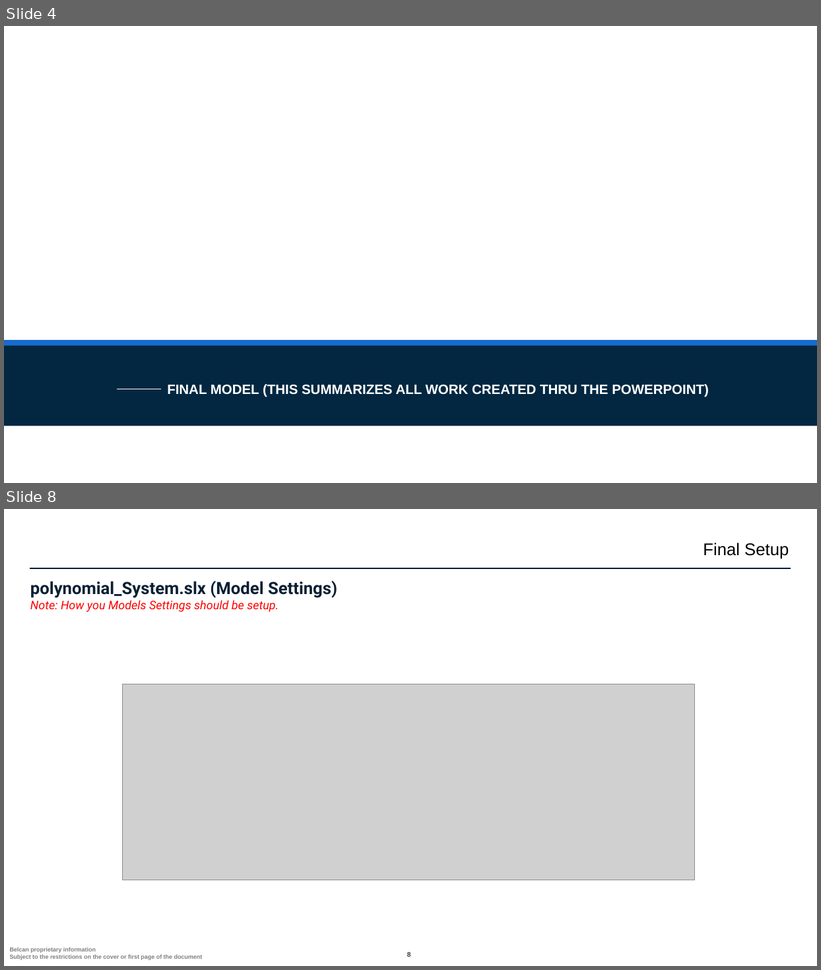
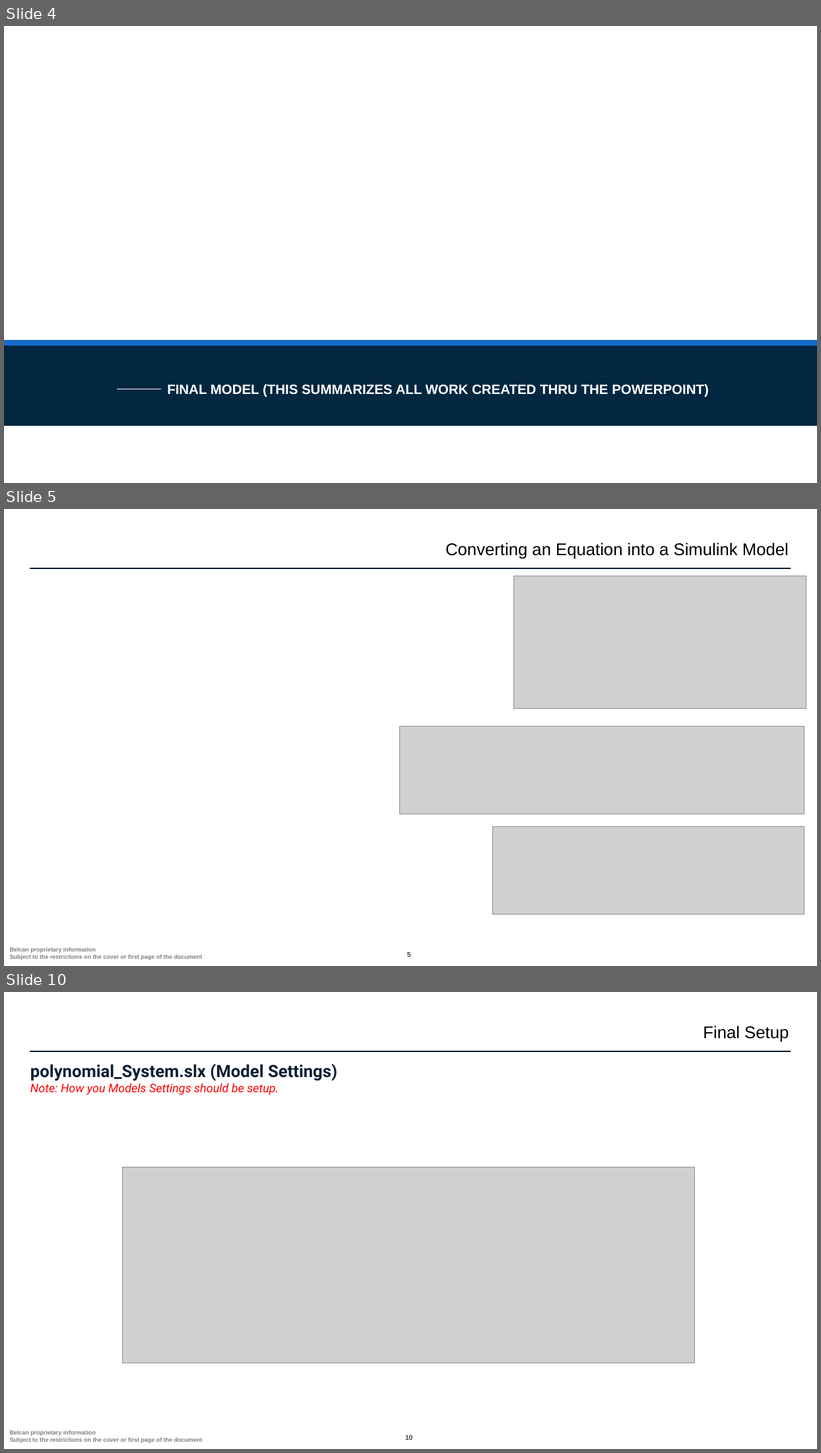
Before and after one commit to ntylerbelcan/aviation-controls-simulink-training-Belcan, a slide deck: ch02/Chapter 2 02_derivative_System.pptx. Shown one above the other, each under a label of ours: slides 4 and 8 before the commit, slides 4, 5 and 10 after it; the slides between them are not shown. The pictures are 821x970 and 821x1453 pixels, drawn with LibreOffice and Linux fonts; fonts in the diff are those of the drawing; grey boxes stand for pictures; background and template pictures are left out. Boxes give left, top, right and bottom in pixels: in the first picture for what was removed or moved away, otherwise in the second. Text is boxed around its words. In the diff, an @@ line names an element or a change of style, - is before the commit and + after.

```diff
--- a/ch02/Chapter 2 02_derivative_System.pptx
+++ b/ch02/Chapter 2 02_derivative_System.pptx
@@ slide 5 added at (x1=4, y1=509, x2=817, y2=966), background #FFFFFF; not listed: 3 template elements that a slide beside it also shows @@
@@ text added at (x1=446, y1=543, x2=789, y2=559), 20 pt, text #000000 @@
+Converting an Equation into a Simulink Model
@@ picture added at (x1=514, y1=576, x2=807, y2=709) @@
@@ picture added at (x1=400, y1=726, x2=805, y2=814) @@
@@ picture added at (x1=492, y1=827, x2=805, y2=915) @@
@@ what was slide 8 is now slide 10 @@
@@ page number at (x1=405, y1=1436, x2=413, y2=1440): text changed @@
-8
+10
```
Also in this commit, not shown: 9 slides changed, 9 other slides added, 11 other files.
